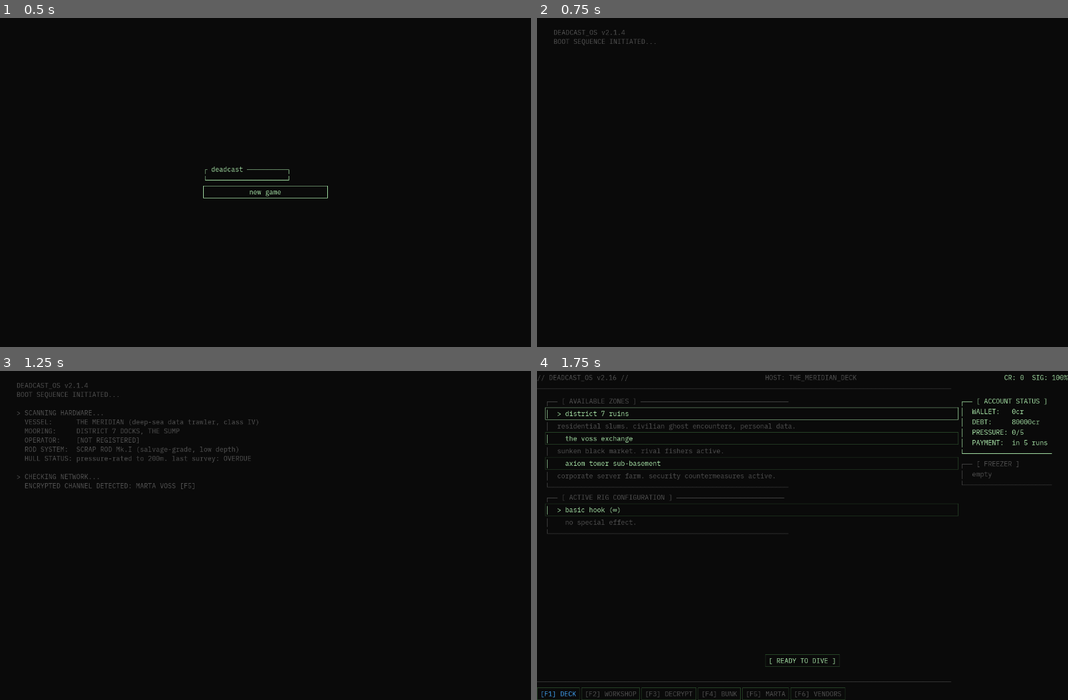
Above: before the commit, frames 1-4 (two rows, left to right).
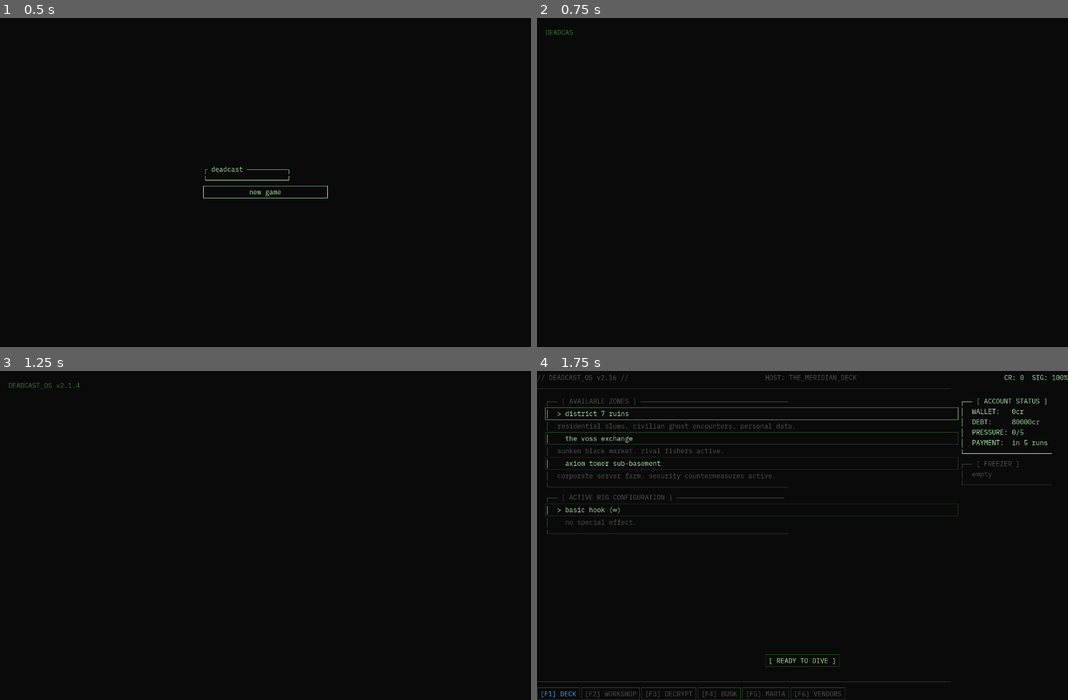
Above: after the commit, the same moments.

Repository: Teeohbee/deadcast
Game: Godot game, scene res://scenes/title_screen/TitleScreen.tscn
The game is run twice, just before and just after one commit, with the same random seed, the same clock (stepped at 60 frames per second) and the same inputs.
Inputs (mouse positions are in pixels of both pictures, inside the frame that each line leads up to):
- Up to frame 1 (0.5 s): no input
- Up to frame 2 (0.75 s): click "new game" at 0.5 s
- Up to frame 3 (1.25 s): no input
- Up to frame 4 (1.75 s): tap Enter at 1.25, 1.35 s; move the mouse to (919, 519) at 1.27 s; click (919, 519) at 1.42 s

Frame 1 is identical in both runs. In frame 2, 0.2% of the frame differs, in the area x 1-23%, y 3-9%; in frame 3, 1.2%, in the area x 1-49%, y 3-36%; in frame 4, nothing differs.

Commit message:
feat: typewriter effect with randomised delays for boot sequence
- Character-by-character reveal with random 10-30ms delays per char
- Newlines pause 80-180ms for a processing feel
- Text colour changed from grey to dim green (COL_COST) to match UI
- Narrative prose reflowed to longer lines to reduce vertical height
- Wider margins (40 -> 20px) for more horizontal space
- Input whitelist: only printable keys, Enter, Escape trigger skip

Diff:
--- a/scenes/boot/BootSequence.gd
+++ b/scenes/boot/BootSequence.gd
@@ -1,8 +1,10 @@
 # scenes/boot/BootSequence.gd
 extends Control
 
-const SYSTEM_DELAY := 0.3
-const NARRATIVE_DELAY := 0.5
+const SYSTEM_DELAY := 0.5
+const NARRATIVE_DELAY := 0.8
+const CHAR_DELAY_MIN := 0.010
+const CHAR_DELAY_MAX := 0.030
 
 @onready var output_label: RichTextLabel = $MarginContainer/OutputLabel
 
@@ -13,7 +15,7 @@
 func _ready() -> void:
 	self.theme = UIStyle.get_theme()
 	UIStyle.apply_background(self)
-	output_label.add_theme_color_override("default_color", UIStyle.COL_DIM)
+	output_label.add_theme_color_override("default_color", UIStyle.COL_COST)
 
 	_groups = [
 		{"lines": "DEADCAST_OS v2.1.4\nBOOT SEQUENCE INITIATED...", "delay": SYSTEM_DELAY, "cue": "power_on"},
@@ -21,10 +23,10 @@
 		{"lines": "> CHECKING NETWORK...\n  ENCRYPTED CHANNEL DETECTED: MARTA VOSS [F5]", "delay": SYSTEM_DELAY, "cue": "scan_blip"},
 		{"lines": "  OUTSTANDING DEBT: 80,000cr\n  TERMS: 10,000cr every 5 runs. miss a payment and the terms change.", "delay": SYSTEM_DELAY, "cue": "warning"},
 		{"lines": "  VENDOR CHANNEL: OKEKE [F6]", "delay": SYSTEM_DELAY, "cue": ""},
-		{"lines": "> LOADING DIVE PROTOCOLS...\n  the sump was a city once. district 7, the exchange,\n  axiom tower. flooded forty years ago. nobody came back\n  for what was left.", "delay": NARRATIVE_DELAY, "cue": "scan_blip"},
-		{"lines": "  each dive deploys a trawl line into the ruins.\n  whatever surfaces - data, bio-matter, machines, ghosts -\n  you decide what to do with it.", "delay": NARRATIVE_DELAY, "cue": ""},
-		{"lines": "  tension accumulates with every catch. push too hard\n  and the line snaps. lose everything.", "delay": NARRATIVE_DELAY, "cue": ""},
-		{"lines": "> SYSTEM READY.\n  pay the debt. keep the rig. don't think too hard\n  about what you're pulling up.", "delay": NARRATIVE_DELAY, "cue": "system_ready"},
+		{"lines": "> LOADING DIVE PROTOCOLS...\n  the sump was a city once. district 7, the exchange, axiom tower.\n  flooded forty years ago. nobody came back for what was left.", "delay": NARRATIVE_DELAY, "cue": "scan_blip"},
+		{"lines": "  each dive deploys a trawl line into the ruins. whatever surfaces -\n  data, bio-matter, machines, ghosts - you decide what to do with it.", "delay": NARRATIVE_DELAY, "cue": ""},
+		{"lines": "  tension accumulates with every catch. push too hard and the line snaps. lose everything.", "delay": NARRATIVE_DELAY, "cue": ""},
+		{"lines": "> SYSTEM READY.\n  pay the debt. keep the rig. don't think too hard about what you're pulling up.", "delay": NARRATIVE_DELAY, "cue": "system_ready"},
 	]
 
 	Audio.start_boot_hum()
@@ -40,7 +42,7 @@
 		if i > 0:
 			output_label.text += "\n\n"
 		_play_cue(group.cue)
-		output_label.text += group.lines
+		await _typewrite(group.lines)
 
 		if _finished:
 			return
@@ -75,6 +77,14 @@
 		output_label.text += _groups[i].lines
 	_show_prompt()
 
+func _typewrite(text: String) -> void:
+	for ch in text:
+		if _finished:
+			return
+		output_label.text += ch
+		var delay := randf_range(0.08, 0.18) if ch == "\n" else randf_range(CHAR_DELAY_MIN, CHAR_DELAY_MAX)
+		await get_tree().create_timer(delay).timeout
+
 func _play_cue(cue: String) -> void:
 	match cue:
 		"power_on": Audio.play_power_on()
@@ -87,7 +97,13 @@
 	get_tree().change_scene_to_file("res://scenes/AppShell.tscn")
 
 func _unhandled_input(event: InputEvent) -> void:
-	if not event.is_pressed() or event.is_echo():
+	if not event is InputEventKey:
+		return
+	var key := event as InputEventKey
+	if not key.is_pressed() or key.is_echo():
+		return
+	var accepted := key.unicode > 0 or key.physical_keycode in [KEY_ENTER, KEY_ESCAPE]
+	if not accepted:
 		return
 	if _waiting_for_key:
 		_transition_to_game()
--- a/scenes/boot/BootSequence.tscn
+++ b/scenes/boot/BootSequence.tscn
@@ -14,9 +14,9 @@
 anchors_preset = 15
 anchor_right = 1.0
 anchor_bottom = 1.0
-theme_override_constants/margin_left = 40
+theme_override_constants/margin_left = 20
 theme_override_constants/margin_top = 30
-theme_override_constants/margin_right = 40
+theme_override_constants/margin_right = 20
 theme_override_constants/margin_bottom = 30
 
 [node name="OutputLabel" type="RichTextLabel" parent="MarginContainer"]
Not shown, added: autoload/Audio.gd.uid
Not shown, added: resources/manual_content.gd.uid
Not shown, added: scenes/boot/BootSequence.gd.uid
Not shown, added: tests/test_audio.gd.uid
Not shown, added: tests/test_ghost_memory.gd.uid
Not shown, added: tests/test_journal_expansion.gd.uid
Not shown, added: tests/test_manual_content.gd.uid
